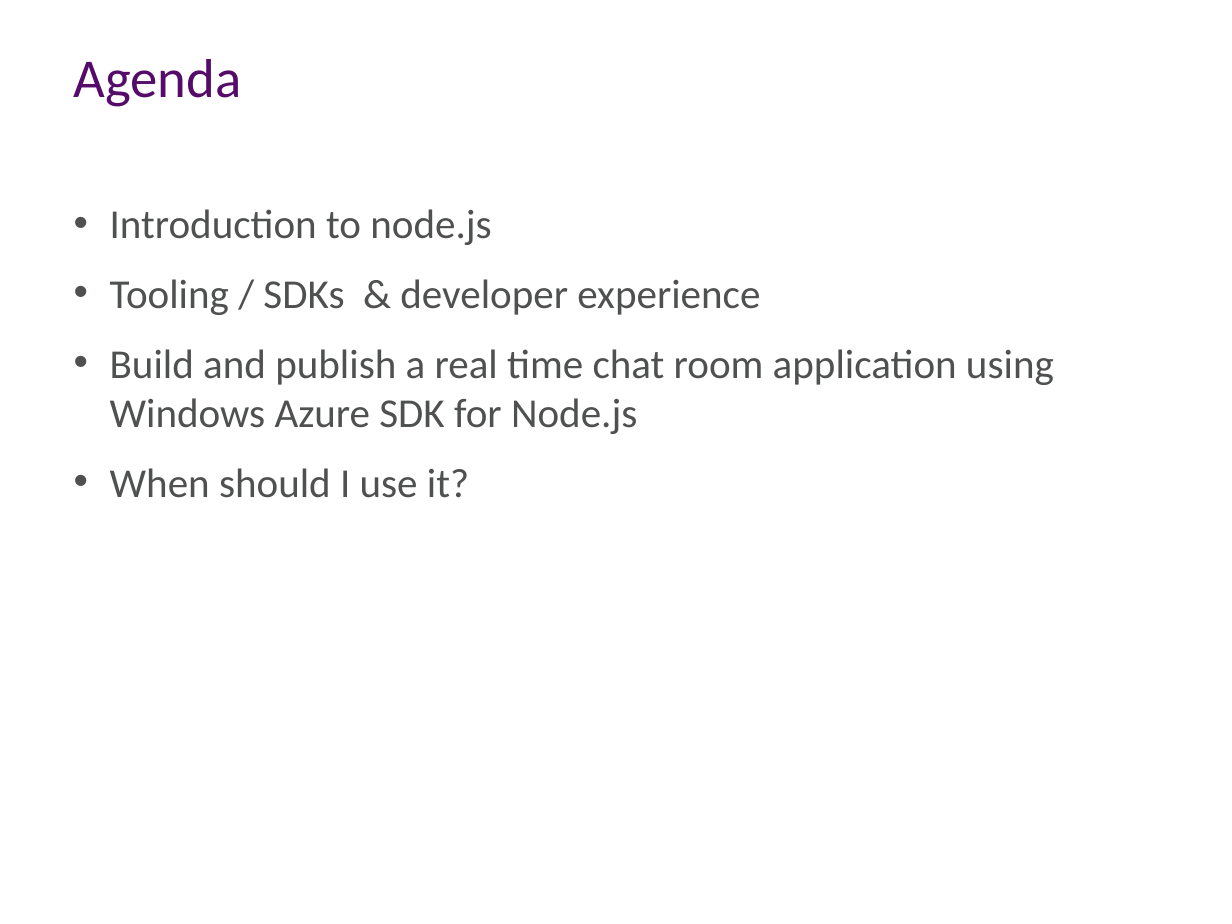
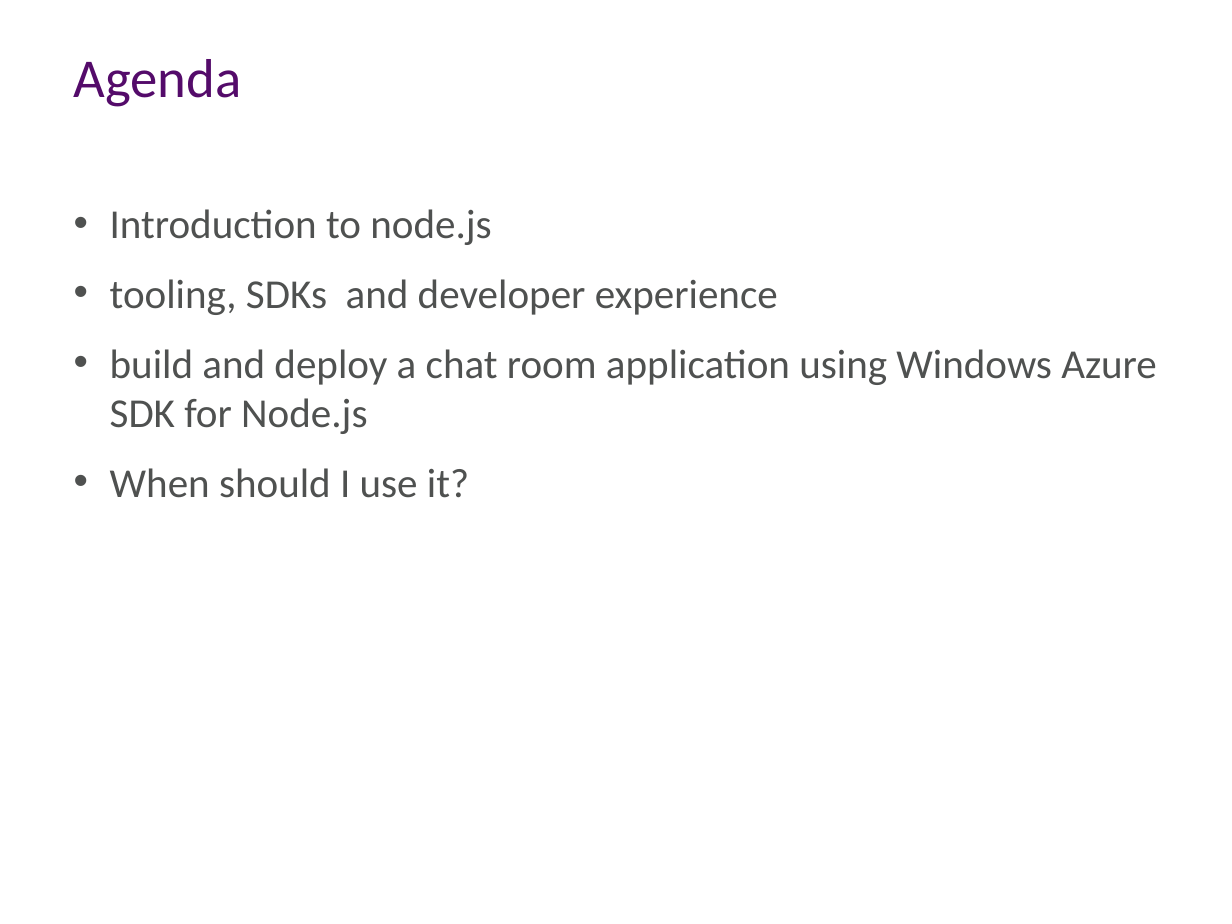
Before and after one commit to aidancasey/AzureNodeChatClient, a slide deck: slide 3 of presentation/Building Node.js Applications on Windows Azure.pptx. Drawn at 1232x924 pixels with LibreOffice and Linux fonts; fonts in the diff are those of the drawing; background and template pictures are left out. Boxes give left, top, right and bottom in pixels: in the first picture for what was removed or moved away, otherwise in the second. Text is boxed around its words. In the diff, an @@ line names an element or a change of style, - is before the commit and + after.

```diff
--- a/presentation/Building Node.js Applications on Windows Azure.pptx
+++ b/presentation/Building Node.js Applications on Windows Azure.pptx
@@ text at box(110, 279, 1157, 434): text changed @@
-• Tooling / SDKs & developer experience
-• Build and publish a real time chat room application using Windows Azure SDK for Node.js
+• tooling, SDKs and developer experience
+• build and deploy a chat room application using Windows Azure SDK for Node.js
```
Also in this commit, not shown: 7 other slides changed, 1 other file.
